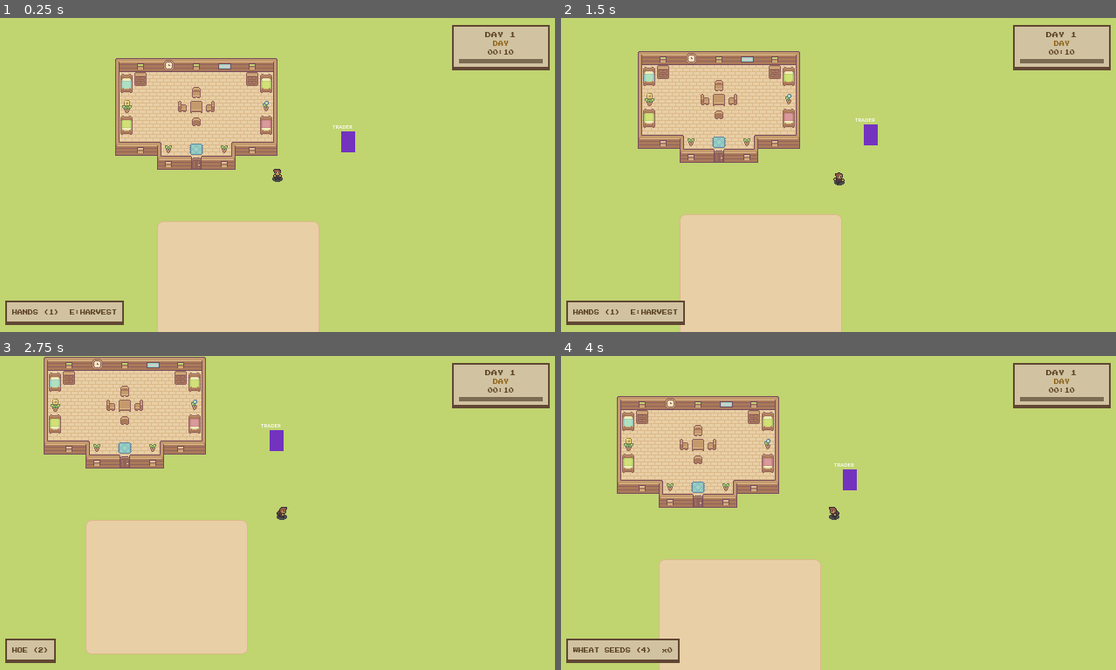
Above: before the commit, frames 1-4 (two rows, left to right).
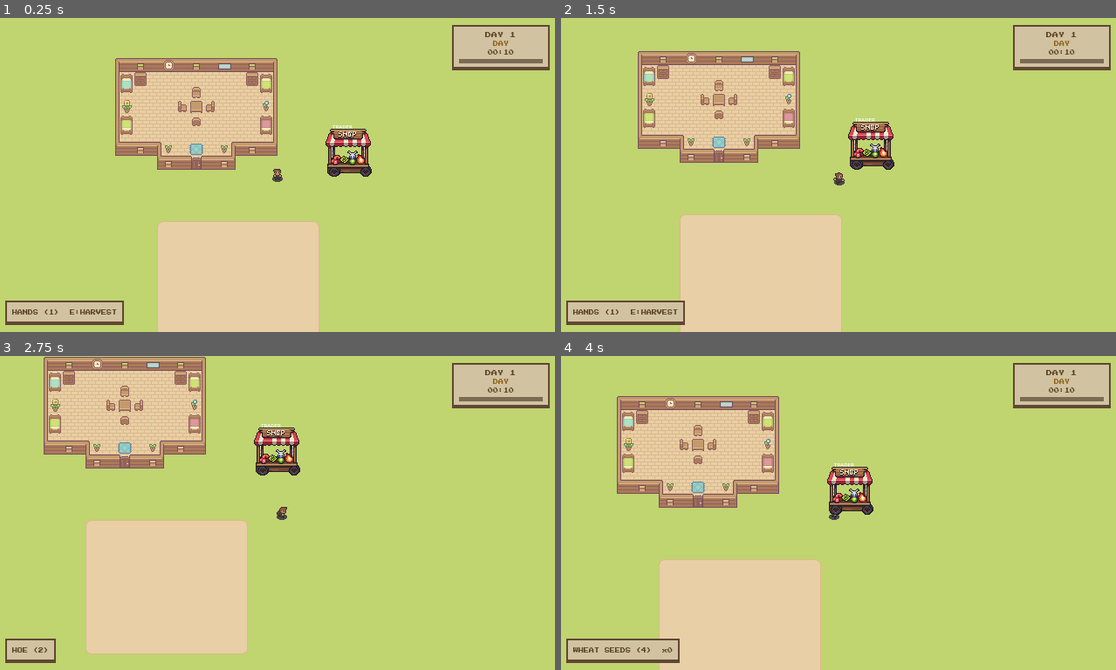
Above: after the commit, the same moments.

Repository: alexmf10/Survivalfarm-
Game: Godot game, scene res://core/game_world.tscn
Two runs of this game, one before a commit and one after it. Both use one fixed random seed, a clock stepped at 60 frames per second and the inputs below. This scene is started directly instead of the project's main scene.
Inputs (mouse positions are in pixels of both pictures, inside the frame that each line leads up to):
- Up to frame 1 (0.25 s): no input
- Up to frame 2 (1.5 s): tap Enter at 0.5 s; move the mouse to (960, 159) at 0.52 s; hold D (move_right) 0.53-1.28 s; tap E at 0.6 s; click (960, 159) at 0.67 s; move the mouse to (727, 190) at 1.27 s; hold S (move_down) from 1.28 s (still down); tap 1 at 1.35 s
- Up to frame 3 (2.75 s): move the mouse to (333, 443) at 2.02 s; release S (move_down) at 2.03 s; hold D (move_right) from 2.03 s (still down); tap 2 at 2.1 s
- Up to frame 4 (4 s): move the mouse to (810, 575) at 2.77 s; release D (move_right) at 2.78 s; hold W (move_up) 2.78-3.53 s; tap 3 at 2.85 s; click (810, 575) at 2.92 s; move the mouse to (1005, 560) at 3.52 s; hold A (move_left) from 3.53 s (still down); tap 4 at 3.6 s

The runs differ from the first frame. In frame 1, 1.0% of the frame differs, in the area x 58-67%, y 35-51%; in frame 2, 1.0%; in frame 3, 1.0%; in frame 4, 1.0%.

Commit message:
feat: add sprite for trade shop

Diff:
--- a/entities/trader/trader.gd
+++ b/entities/trader/trader.gd
@@ -24,11 +24,10 @@
 
 
 func _build_visual() -> void:
-	var rect: ColorRect = ColorRect.new()
-	rect.color = Color(0.45, 0.2, 0.75)
-	rect.size = Vector2(16, 24)
-	rect.position = Vector2(-8, -24)
-	add_child(rect)
+	var sprite: Sprite2D = Sprite2D.new()
+	sprite.texture = load("res://assets/textures/shop/shop.png")
+	sprite.centered = true
+	add_child(sprite)
 
 	var name_label: Label = Label.new()
 	name_label.text = "TRADER"
Binary file added: assets/textures/shop/shop.png
Not shown, added: assets/textures/shop/shop.png.import
